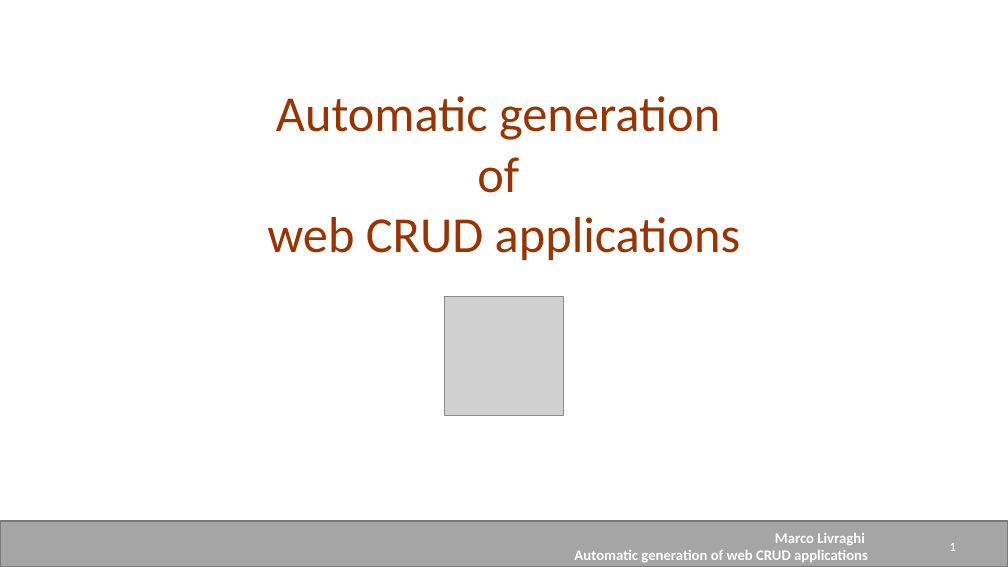
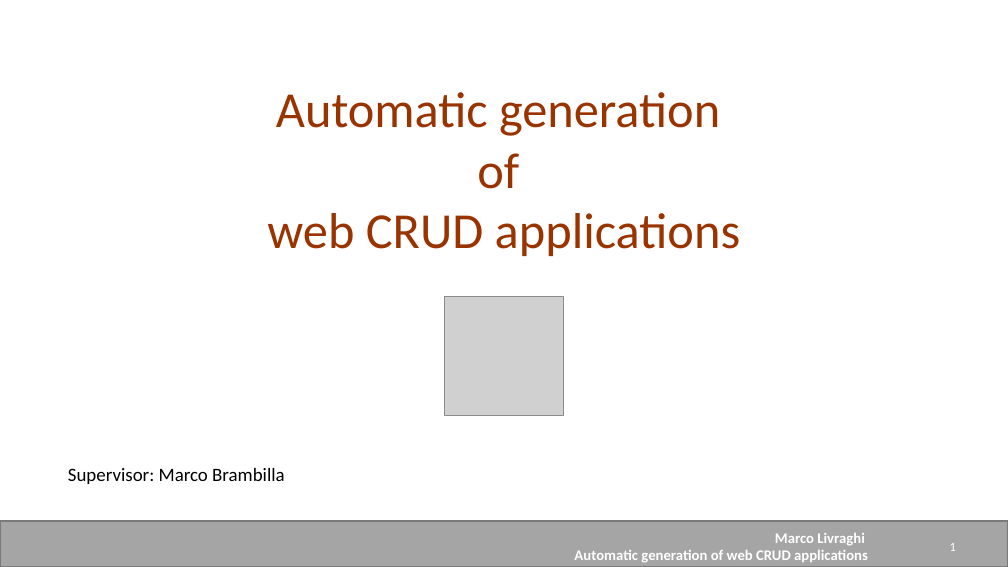
Before and after one commit to mrclivraghi/Anggen, a slide deck: slide 1 of Documentation/Presentation_Livraghi.pptx. Drawn at 1008x567 pixels with LibreOffice and Linux fonts; fonts in the diff are those of the drawing; grey boxes stand for pictures. Boxes give left, top, right and bottom in pixels: in the first picture for what was removed or moved away, otherwise in the second. Text is boxed around its words. In the diff, an @@ line names an element or a change of style, - is before the commit and + after.

```diff
--- a/Documentation/Presentation_Livraghi.pptx
+++ b/Documentation/Presentation_Livraghi.pptx
@@ text "Automatic generation": place and size @@
-text "Automatic generation" at bbox=[267, 96, 741, 260]
+text "Automatic generation" at bbox=[267, 92, 741, 256]
@@ text added at bbox=[68, 468, 285, 484], 18 pt, text #000000 @@
+Supervisor: Marco Brambilla
```
Also in this commit, not shown: 7 other slides changed, 1 other file.
